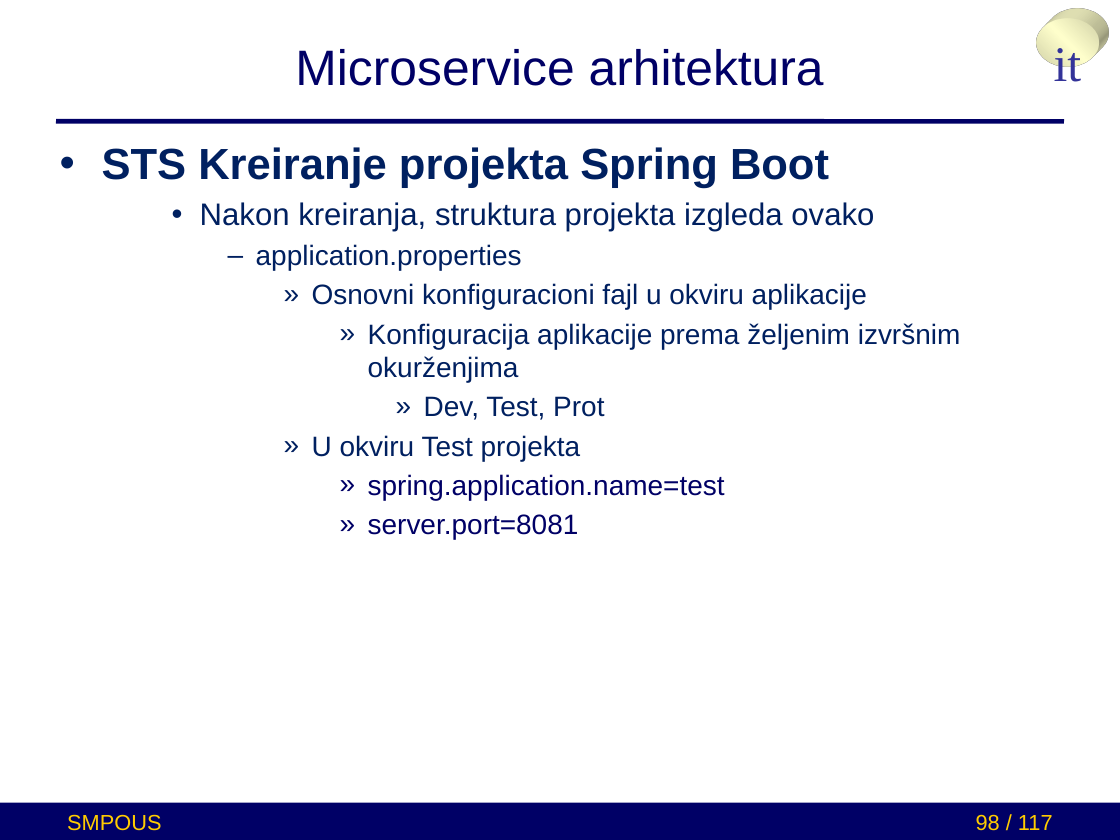
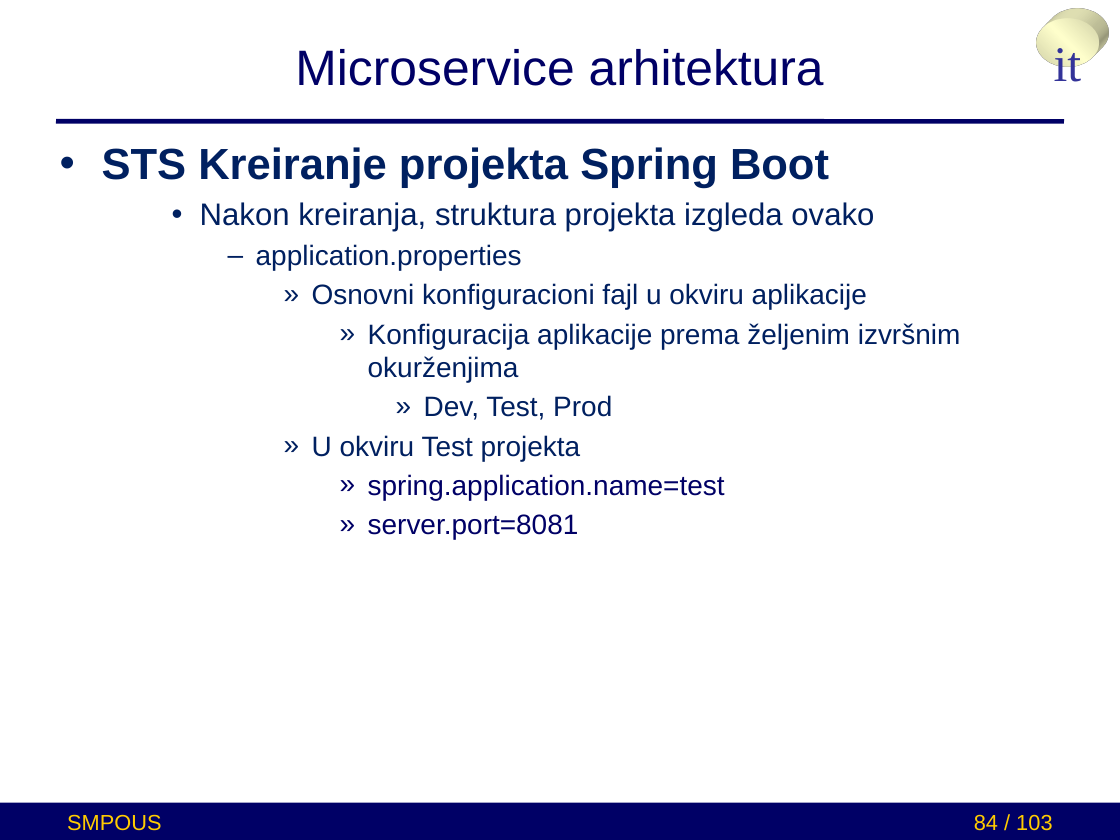
Before and after one commit to brankoterzic/SMPUOS-example-project, a slide deck: slide 84 of presentation_ppx/microservices.pptx (slide 98 before the commit). Drawn at 1120x840 pixels with LibreOffice and Linux fonts; fonts in the diff are those of the drawing. Boxes give left, top, right and bottom in pixels: in the first picture for what was removed or moved away, otherwise in the second. Text is boxed around its words. In the diff, an @@ line names an element or a change of style, - is before the commit and + after.

```diff
--- a/presentation_ppx/microservices.pptx
+++ b/presentation_ppx/microservices.pptx
@@ text at [424, 395, 612, 420]: text changed @@
-            » Dev, Test, Prot
+            » Dev, Test, Prod
@@ page number at [974, 814, 1052, 831]: text changed @@
-98 / 117
+84 / 103
```
Also in this commit, not shown: 5 other slides changed, 14 slides removed.
